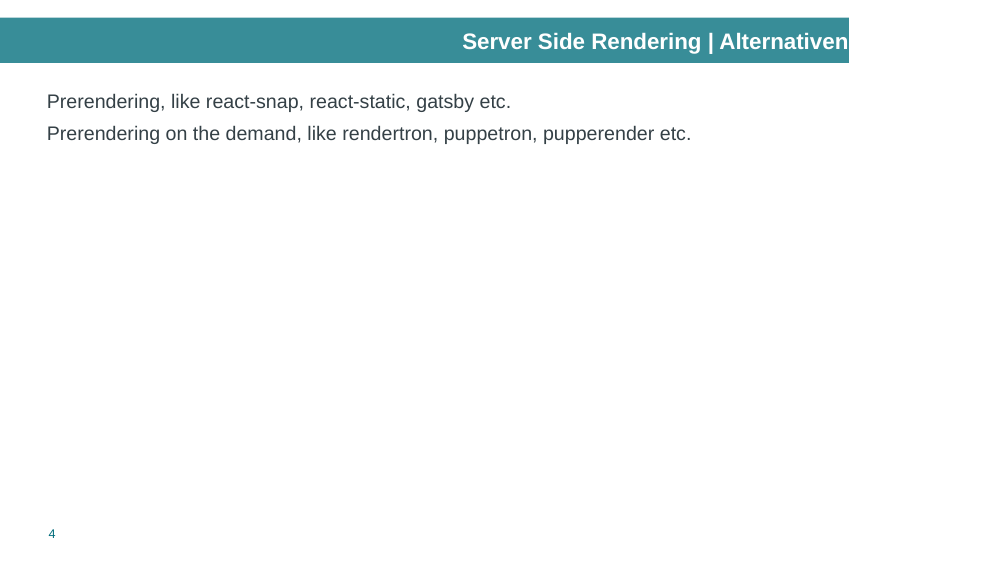
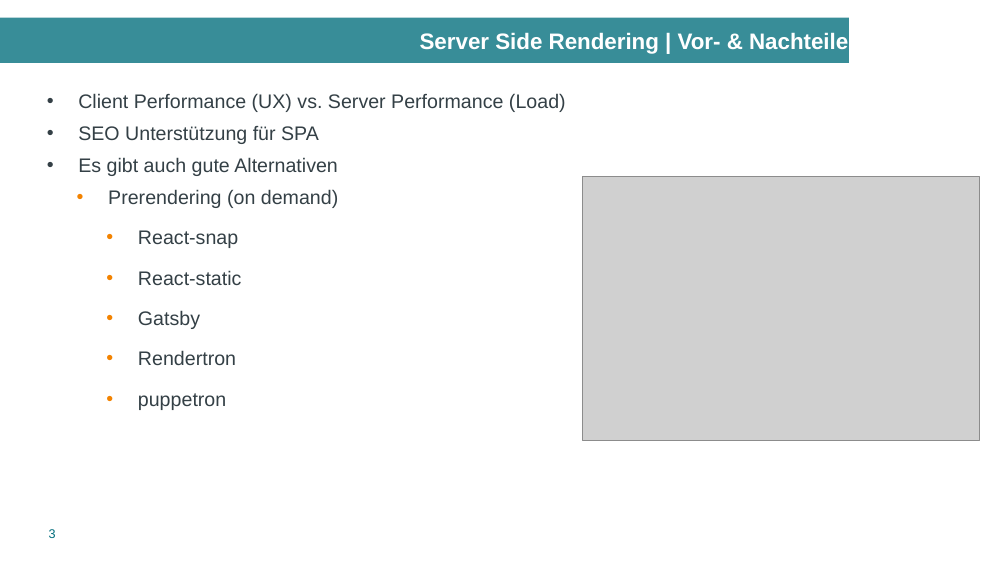
Before and after one commit to inform40/tutorial-nextjs, a slide deck: slide 3 of nextjs.pptx (slide 4 before the commit). Drawn at 1008x567 pixels with LibreOffice and Linux fonts; fonts in the diff are those of the drawing; grey boxes stand for pictures; background and template pictures are left out. Boxes give left, top, right and bottom in pixels: in the first picture for what was removed or moved away, otherwise in the second. Text is boxed around its words. In the diff, an @@ line names an element or a change of style, - is before the commit and + after.

Commit message:
Updated Presentation

```diff
--- a/nextjs.pptx
+++ b/nextjs.pptx
@@ title at [420, 32, 848, 54]: text changed @@
-Server Side Rendering | Alternativen
+Server Side Rendering | Vor- & Nachteile
@@ text at [78, 93, 566, 410]: text changed @@
-Prerendering, like react-snap, react-static, gatsby etc.
-Prerendering on the demand, like rendertron, puppetron, pupperender etc.
+• Client Performance (UX) vs. Server Performance (Load)
+• SEO Unterstützung für SPA
+• Es gibt auch gute Alternativen
+  • Prerendering (on demand)
+    • React-snap
+    • React-static
+    • Gatsby
+    • Rendertron
+    • puppetron
@@ picture added at [583, 176, 980, 440] @@
@@ page number at [49, 529, 56, 538]: text changed @@
-4
+3
```
Also in this commit, not shown: 2 other slides changed, 1 slide removed.
